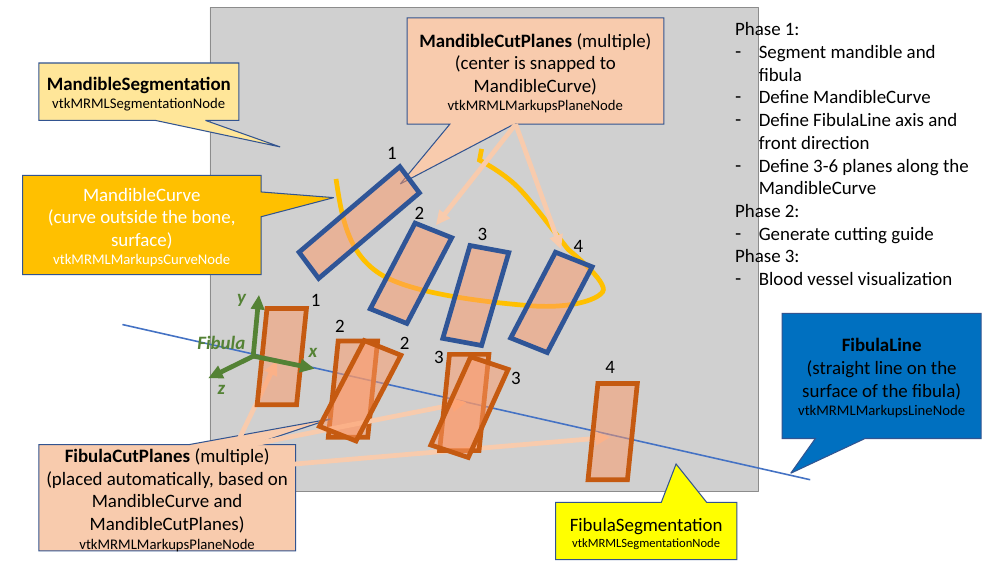
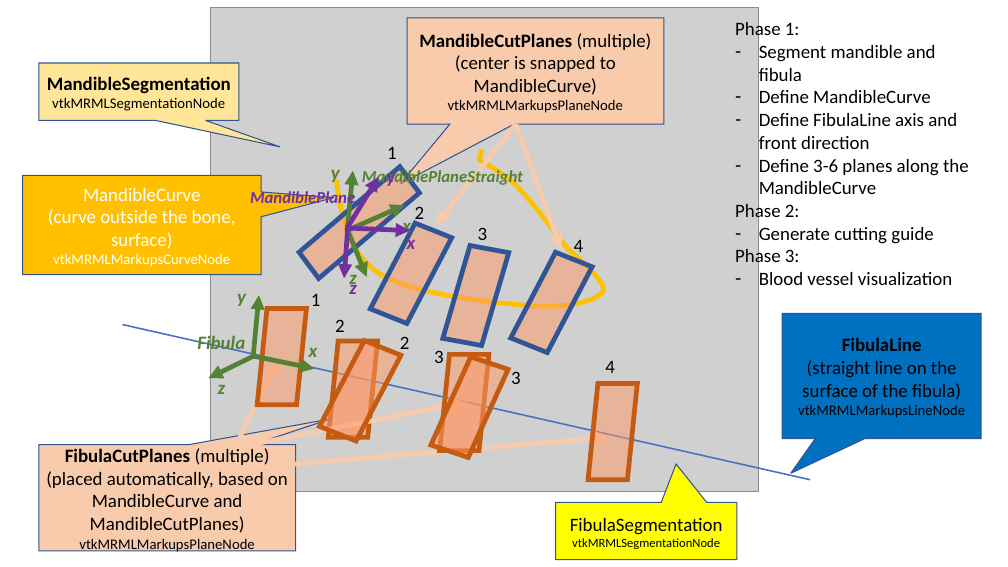
Before and after one commit to SlicerIGT/SlicerBoneReconstructionPlanner, a slide deck: slide 2 of Docs/Design.pptx. Drawn at 1008x567 pixels with LibreOffice and Linux fonts; fonts in the diff are those of the drawing; grey boxes stand for pictures. Boxes give left, top, right and bottom in pixels: in the first picture for what was removed or moved away, otherwise in the second. Text is boxed around its words. In the diff, an @@ line names an element or a change of style, - is before the commit and + after.

```diff
--- a/Docs/Design.pptx
+++ b/Docs/Design.pptx
@@ group added at (331,169,523,289): 4 texts, 3 arrows @@
+MandiblePlaneStraight
+x
+y
+z
@@ group added at (250,168,411,294): 4 texts, 3 arrows @@
+MandiblePlane
+x
+y
+z
```
Also in this commit, not shown: 3 slides added, 1 slide removed.
